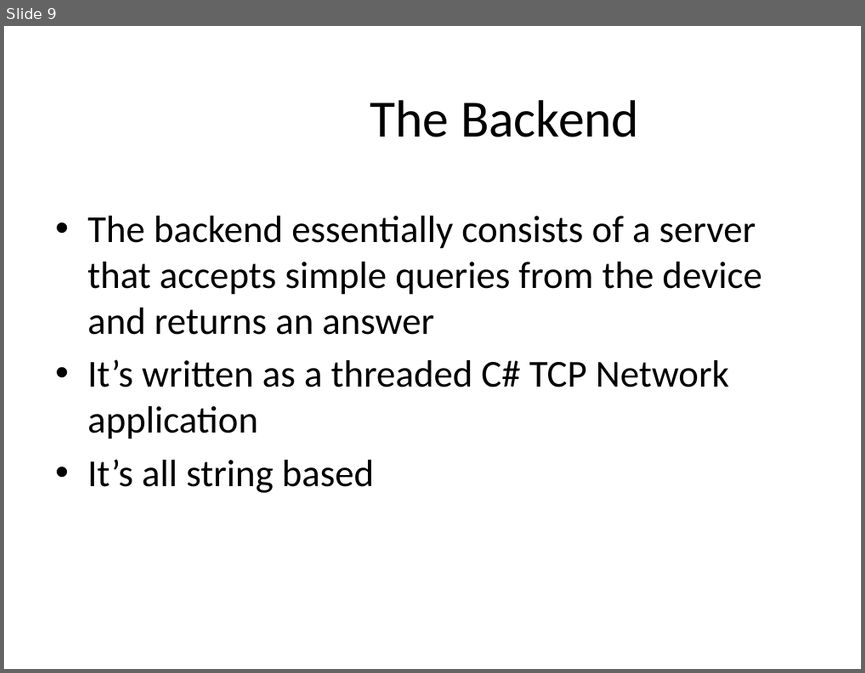
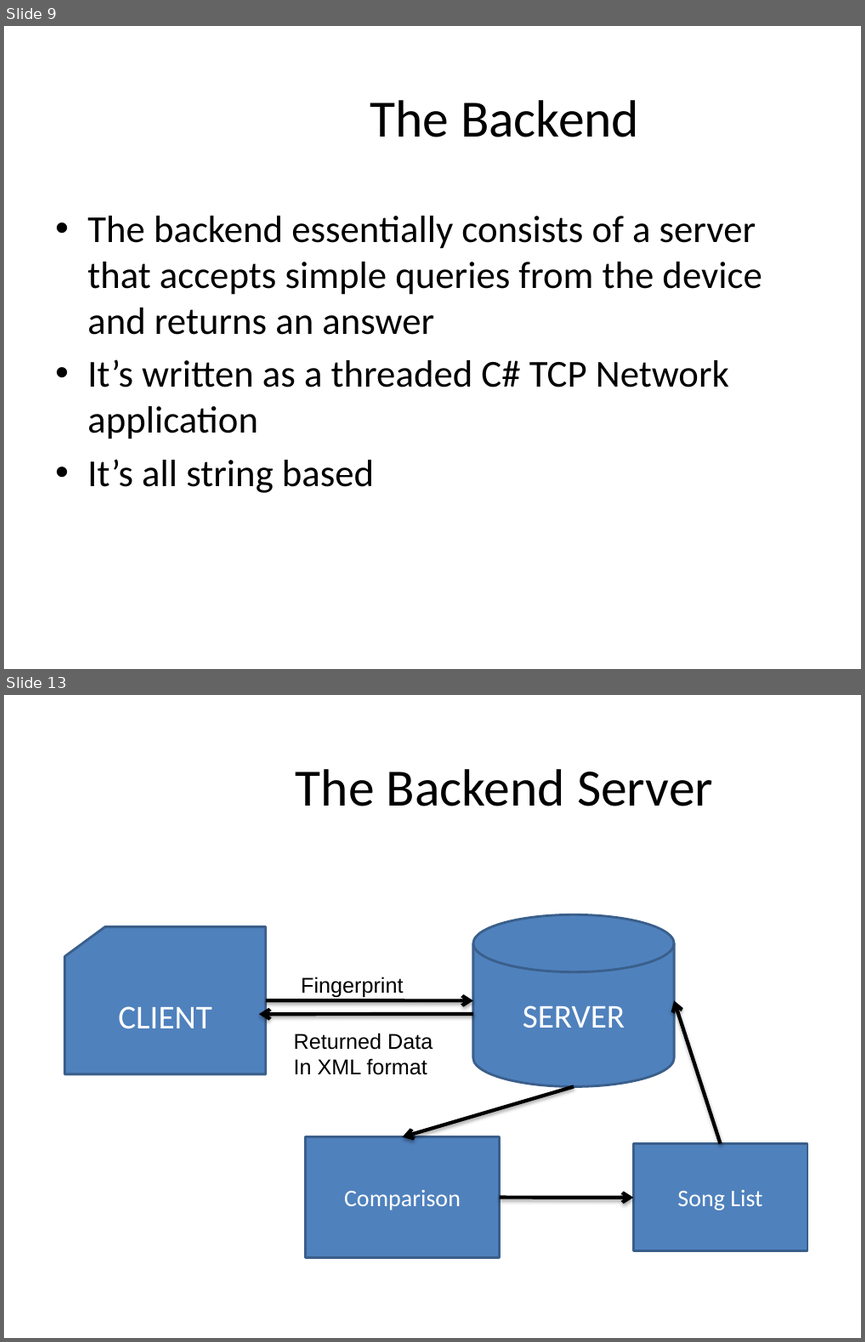
Before and after one commit to master20151121/mmoments, a slide deck: Mobile Musical Moments.pptx. Shown one above the other, each under a label of ours: slide 9 before the commit, slides 9 and 13 after it; the slides between them are not shown. The pictures are 865x673 and 865x1342 pixels, drawn with LibreOffice and Linux fonts; fonts in the diff are those of the drawing; background and template pictures are left out. Boxes give left, top, right and bottom in pixels: in the first picture for what was removed or moved away, otherwise in the second. Text is boxed around its words. In the diff, an @@ line names an element or a change of style, - is before the commit and + after.

```diff
--- a/Mobile Musical Moments.pptx
+++ b/Mobile Musical Moments.pptx
@@ slide 13 added at [4, 695, 861, 1338], background #FFFFFF @@
@@ title added at [296, 769, 713, 806], 44 pt, text #000000 @@
+The Backend Server
@@ group added at [65, 914, 674, 1087]: 2 arrows, 1 cylinder, 1 flow chart punched card, 1 text @@
+SERVER
+CLIENT
+Fingerprint
@@ arrow added from (721, 1143) to (674, 1001), #000000 3 pt @@
@@ text added at [294, 1032, 432, 1075], 18 pt, text #000000 @@
+Returned Data
+In XML format
@@ arrow added from (574, 1087) to (403, 1137), #000000 3 pt @@
@@ rectangle added at [306, 1137, 500, 1258], fill #4F81BD, outline #3A5F8C 2 pt, 20 pt, text #FFFFFF @@
+Comparison
@@ rectangle added at [633, 1143, 806, 1250], fill #4F81BD, outline #3A5F8C 2 pt, 20 pt, text #FFFFFF @@
+Song List
@@ arrow added from (500, 1197) to (633, 1197), #000000 3 pt @@
```
Also in this commit, not shown: 2 slides changed, 1 other slide added, 4 slides removed, 1 other file.
